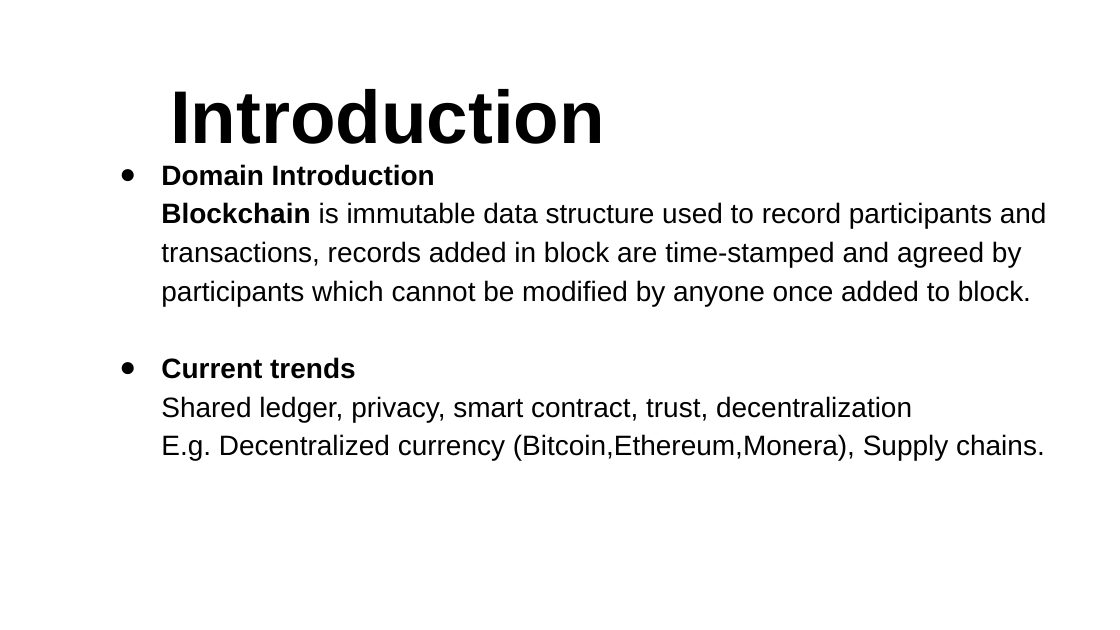
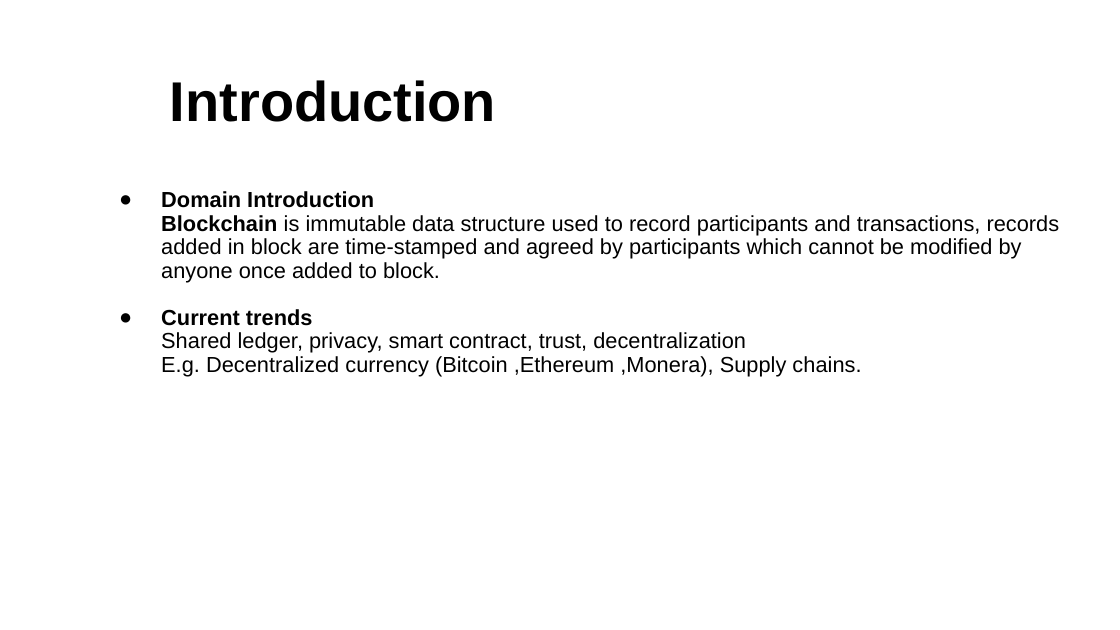
Before and after one commit to coeykee/Business-network-using-DLT, a slide deck: slide 3 of docs/bnpresentation.pptx (slide 2 before the commit). Drawn at 1120x630 pixels with LibreOffice and Linux fonts; fonts in the diff are those of the drawing. Boxes give left, top, right and bottom in pixels: in the first picture for what was removed or moved away, otherwise in the second. Text is boxed around its words. In the diff, an @@ line names an element or a change of style, - is before the commit and + after.

```diff
--- a/docs/bnpresentation.pptx
+++ b/docs/bnpresentation.pptx
@@ text "Introduction" at (170, 80, 496, 122): size 48 to 36 pt @@
@@ text "Domain Introduction": place and size @@
-text "Domain Introduction" at (161, 164, 1047, 460)
+text "Domain Introduction" at (161, 191, 1060, 377)
@@ text at (161, 191, 1060, 353): size 18 to 14 pt in "Domain Introduction", "Blockchain is immutable data structure used to ...", "Current trends", "Shared ledger, privacy, smart contract, trust, decentralizat ..."; indent changed; line spacing 1.15 to 0.9 @@
@@ text at (161, 356, 861, 377): text changed; size 18 to 14 pt @@
-E.g. Decentralized currency (Bitcoin,Ethereum,Monera), Supply chains.
+E.g. Decentralized currency (Bitcoin ,Ethereum ,Monera), Supply chains.
```
Also in this commit, not shown: 6 other slides changed, 4 slides added, 1 slide removed, 4 other files.
